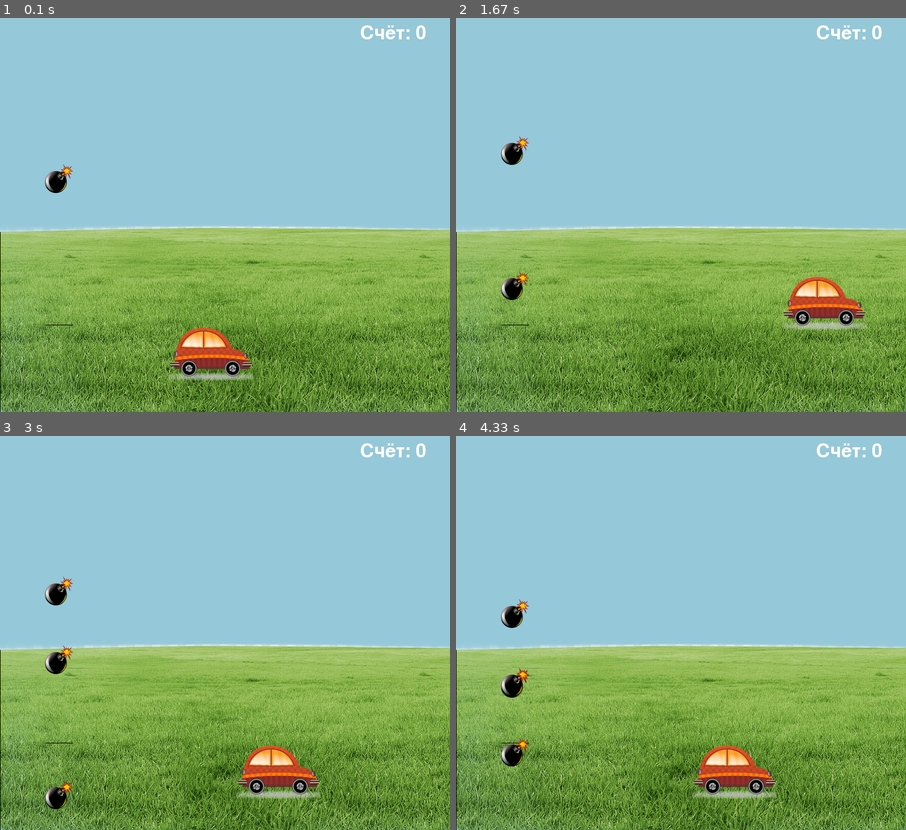
Above: before the commit, frames 1-4 (two rows, left to right).
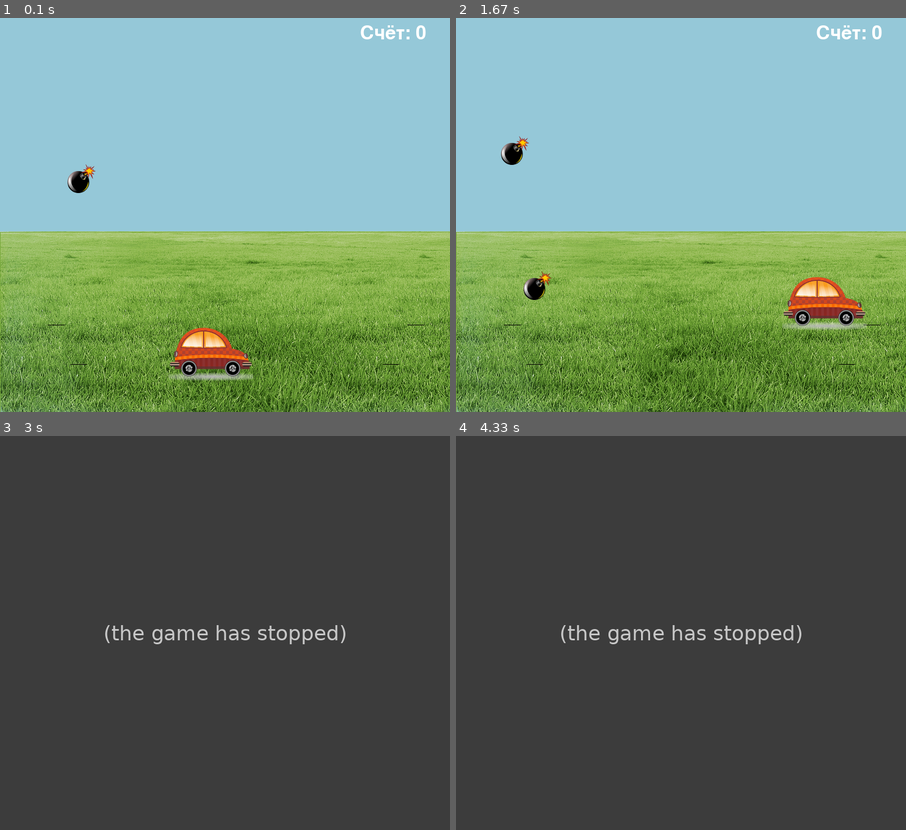
Above: after the commit, the same moments.

Repository: Artpukh/pygame-project
Game: pygame game, started from main.py
Two runs of this game, one before a commit and one after it. Both use one fixed random seed, a clock stepped at 60 frames per second and the inputs below.
Inputs:
- Up to frame 1 (0.1 s): no input
- Up to frame 2 (1.67 s): hold Right 0.33-0.8 s; hold Up 0.83-1.13 s; hold Right 1.17-1.63 s
- Up to frame 3 (3 s): hold Left 1.67-2.2 s; hold Down 2.23-2.53 s
- Up to frame 4 (4.33 s): no input

The runs differ from the first frame. In frame 1, 1.7% of the frame differs, in the area x 0-100%, y 37-100%; in frame 2, 1.7%; in frame 3, 100%, in the area x 0-100%, y 0-100%; in frame 4, 100%.
After the commit the program exited at 2.58 s; later frames show no game.

Commit message:
бордюры для вирусов поворот доктора при нажатии соответствующих стрелок конец игры при столкновении вируса с препятсвием бордюры для доктора со всех сторон

Diff:
--- a/main.py
+++ b/main.py
@@ -7,10 +7,13 @@
 all_sprites = pygame.sprite.Group()
 horizontal_borders = pygame.sprite.Group()
 vertical_borders = pygame.sprite.Group()
+bomb_borders = pygame.sprite.Group()
 pygame.init()
 size = width, height = 800, 700
 screen = pygame.display.set_mode(size)
 count = 0
+wall_list = []
+step = 5
 
 
 def load_image(name, color_key=None):
@@ -31,7 +34,7 @@
 
 
 class Grass(pygame.sprite.Sprite):
-    image = load_image("grass1.png", color_key=None)
+    image = load_image("grass2.png", color_key=None)
 
     def __init__(self):
         super().__init__(all_sprites)
@@ -52,27 +55,50 @@
         self.rect = self.image.get_rect()
         self.rect.x = 300
         self.rect.y = 550
+        self.spr = self.rect
+        self.gamer_left = pygame.transform.flip(self.image, True, False)
+        self.main_gamer = self.image
+        print(self.spr)
+
+    def move(self, x_step, y_step):
+        self.spr.x += x_step
+        for wall in wall_list:
+            if self.spr.colliderect(wall):
+                if x_step < 0:
+                    self.spr.left = wall.right
+                elif x_step > 0:
+                    self.spr.right = wall.left
+                break
+
+        self.spr.y += y_step
+        for wall in wall_list:
+            if self.spr.colliderect(wall):
+                if y_step < 0:
+                    self.spr.top = wall.bottom
+                elif y_step > 0:
+                    self.spr.bottom = wall.top
+                break
 
     def update(self, *args):
         if pygame.sprite.spritecollide(self, faller_spr, True):
             global count
             count += 1
-        if not pygame.sprite.spritecollideany(self, vertical_borders) and \
-           not pygame.sprite.spritecollideany(self, horizontal_borders):
-            if args and (pygame.key.get_pressed()[pygame.K_RIGHT]):
-                self.rect = self.rect.move(5, 0)
-            if args and (pygame.key.get_pressed()[pygame.K_LEFT]):
-                self.rect = self.rect.move(-5, 0)
-            if args and (pygame.key.get_pressed()[pygame.K_UP]):
-                self.rect = self.rect.move(0, -5)
-            if args and (pygame.key.get_pressed()[pygame.K_DOWN]):
-                self.rect = self.rect.move(0, 5)
-        else:
-            self.rect.x = 300
-            self.rect.y = 550
-
-
-class Faller(pygame.sprite.Sprite):
+        if args and (pygame.key.get_pressed()[pygame.K_RIGHT]):
+            self.move(step, 0)
+            self.image = self.main_gamer
+
+        if args and (pygame.key.get_pressed()[pygame.K_LEFT]):
+            self.move(-step, 0)
+
+            self.image = self.gamer_left
+        if args and (pygame.key.get_pressed()[pygame.K_UP]):
+            self.move(0, -step)
+
+        if args and (pygame.key.get_pressed()[pygame.K_DOWN]):
+            self.move(0, step)
+
+
+class Faller(pygame.sprite.Sprite, ):
     image = load_image('bomb.png')
 
     def __init__(self, *group):
@@ -80,42 +106,54 @@
         self.image = Faller.image
         self.rect = self.image.get_rect()
         rand_pos = random.randint(1, 4)
-        if not pygame.sprite.spritecollideany(self, vertical_borders) and\
-           not pygame.sprite.spritecollideany(self, horizontal_borders):
-            # Бомба появляется в одном из 4 мест
-            if rand_pos == 1:
-                self.rect.x = 80
-                self.rect.y = 130
-            elif rand_pos == 2:
-                self.rect.x = 80
-                self.rect.y = 250
-            elif rand_pos == 3:
-                self.rect.x = 720
-                self.rect.y = 130
-            elif rand_pos == 4:
-                self.rect.x = 720
-                self.rect.y = 250
-        else:
-            pass
+
+        # Бомба появляется в одном из 4 мест
+        if rand_pos == 1:
+            self.rect.x = 80
+            self.rect.y = 130
+        elif rand_pos == 2:
+            self.rect.x = 120
+            self.rect.y = 250
+        elif rand_pos == 3:
+            self.rect.x = 720
+            self.rect.y = 130
+        elif rand_pos == 4:
+            self.rect.x = 675
+            self.rect.y = 250
 
     def update(self):
-        # if not pygame.sprite.collide_mask(self, grass):
         self.rect = self.rect.move(0, 2)
+
+        if pygame.sprite.spritecollide(self, bomb_borders, False):
+            global running
+            running = False
 
 
 class Border(pygame.sprite.Sprite):
     # строго вертикальный или строго горизонтальный отрезок
     def __init__(self, x1, y1, x2, y2):
         super().__init__(all_sprites)
-
         if x1 == x2:  # вертикальная стенка
             self.add(vertical_borders)
             self.image = pygame.Surface([1, y2 - y1])
+            self.image.fill((119, 168, 58))
             self.rect = pygame.Rect(x1, y1, 1, y2 - y1)
+            wall_list.append(self.rect)
         else:  # горизонтальная стенка
             self.add(horizontal_borders)
             self.image = pygame.Surface([x2 - x1, 1])
+            self.image.fill((119, 168, 58))
             self.rect = pygame.Rect(x1, y1, x2 - x1, 1)
+            wall_list.append(self.rect)
+
+
+class BombBorder(pygame.sprite.Sprite):
+    def __init__(self, x1, y1, x2):
+        super().__init__(all_sprites)
+        # горизонтальная стенка
+        self.add(bomb_borders)
+        self.image = pygame.Surface([x2 - x1, 1])
+        self.rect = pygame.Rect(x1, y1, x2 - x1, 1)
 
 
 def draw(sc):
@@ -132,6 +170,10 @@
     grass = Grass()
     clock = pygame.time.Clock()
     timer = pygame.USEREVENT + 1
+    BombBorder(85, 545, 115)
+    BombBorder(125, 615, 155)
+    BombBorder(725, 545, 755)
+    BombBorder(680, 615, 710)
     gamer_spr = pygame.sprite.Group()
     Catcher(gamer_spr)
     faller_spr = pygame.sprite.Group()
@@ -140,12 +182,13 @@
     Border(0, 380, 0, 700)
     Border(0, 700, 800, 700)
     Border(800, 375, 800, 700)
-    Border(80, 545, 130, 545)
+    Border(0, 380, 800, 380)
     Faller(faller_spr)
+
     running = True
     while running:
         for event in pygame.event.get():
-            if event == pygame.QUIT:
+            if event.type == pygame.QUIT:
                 running = False
             if event.type == timer:
                 Faller(faller_spr)
Binary file added: data/grass2.png
